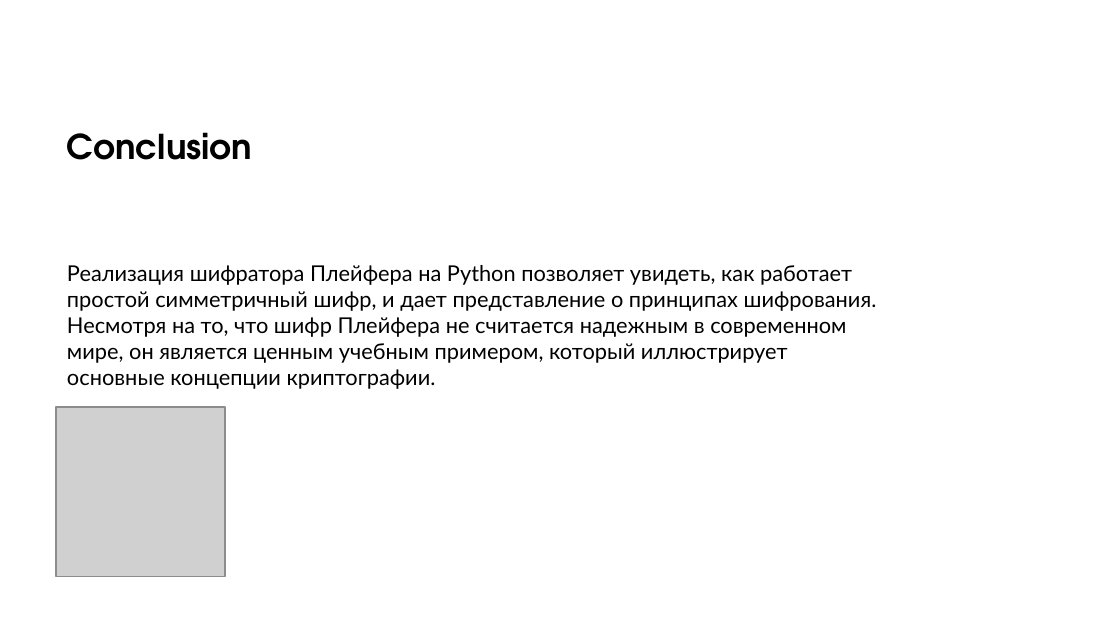
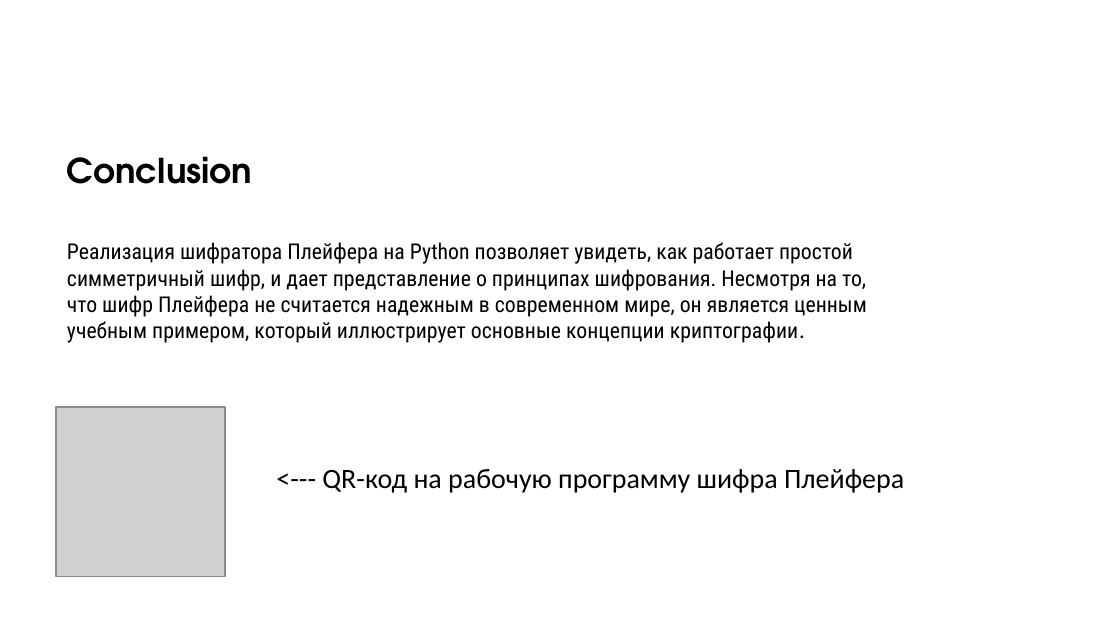
Before and after one commit to TiKhon-it/PlayFair, a slide deck: slide 14 of Реализация шифратора Плейфера на Python.pptx (slide 15 before the commit). Drawn at 1120x630 pixels with LibreOffice and Linux fonts; fonts in the diff are those of the drawing; grey boxes stand for pictures; background and template pictures are left out. Boxes give left, top, right and bottom in pixels: in the first picture for what was removed or moved away, otherwise in the second. Text is boxed around its words. In the diff, an @@ line names an element or a change of style, - is before the commit and + after.

```diff
--- a/Реализация шифратора Плейфера на Python.pptx
+++ b/Реализация шифратора Плейфера на Python.pptx
@@ freeform shape added at [0, 35, 91, 140], fill #FFFFFF @@
@@ text "Conclusion": place and size @@
-text "Conclusion" at [67, 132, 252, 160]
+text "Conclusion" at [67, 156, 252, 184]
@@ rectangle added at [56, 146, 278, 199], fill #FFFFFF, outline #FFFFFF 1 pt @@
@@ text "Реализация шифратора Плейфера на Python ...": place and size @@
-text "Реализация шифратора Плейфера на Python ..." at [67, 265, 877, 389]
+text "Реализация шифратора Плейфера на Python ..." at [67, 242, 867, 343]
@@ text "Реализация шифратора Плейфера на Python ..." at [67, 242, 867, 343]: font Lato to Roboto Condensed @@
@@ text added at [322, 469, 904, 493], 18 pt, text #000000 @@
+<--- QR-код на рабочую программу шифра Плейфера
```
Also in this commit, not shown: 11 other slides changed, 2 slides added, 3 slides removed.
